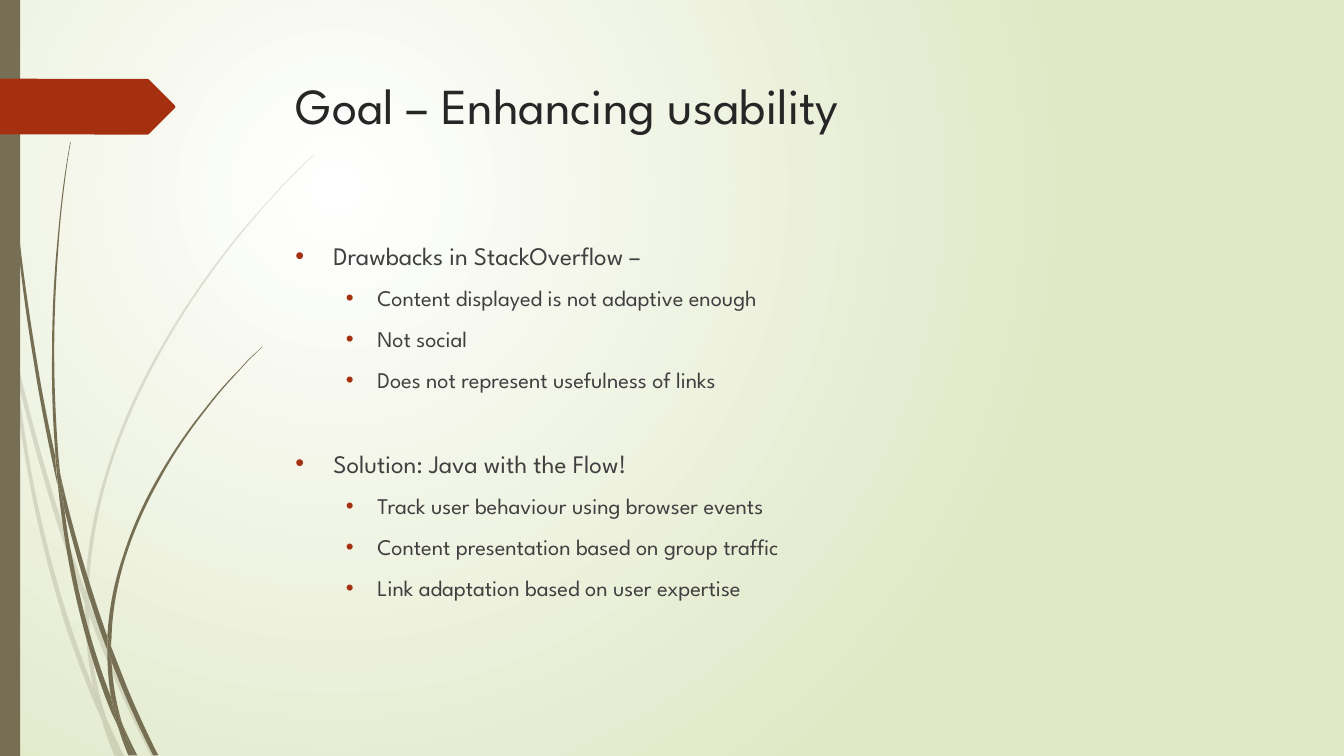
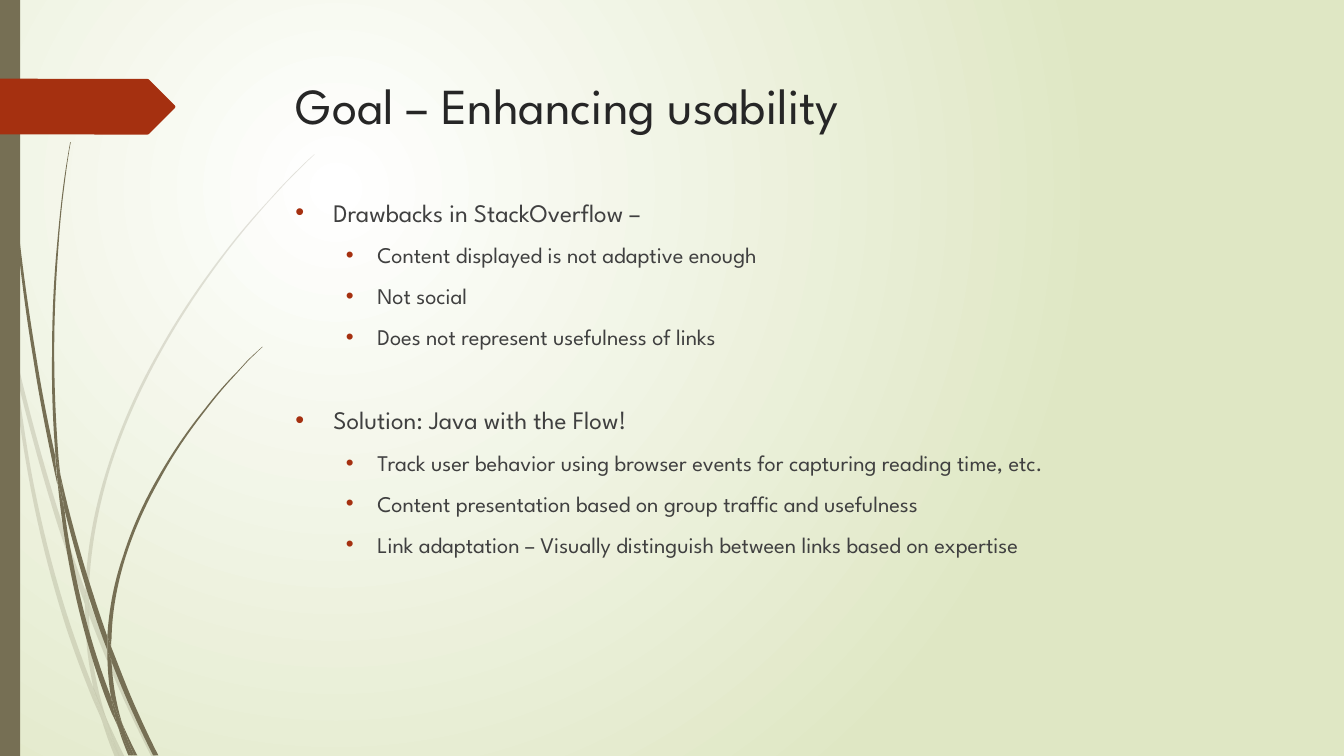
Before and after one commit to aartirao/JavaWithTheFlow, a slide deck: slide 3 of index/ppt/JavaWithTheFlow.pptx. Drawn at 1344x756 pixels with LibreOffice and Linux fonts; fonts in the diff are those of the drawing. Boxes give left, top, right and bottom in pixels: in the first picture for what was removed or moved away, otherwise in the second. Text is boxed around its words. In the diff, an @@ line names an element or a change of style, - is before the commit and + after.

Commit message:
java with the flow ppt latest

```diff
--- a/index/ppt/JavaWithTheFlow.pptx
+++ b/index/ppt/JavaWithTheFlow.pptx
@@ text "Drawbacks in StackOverflow –": place and size @@
-text "Drawbacks in StackOverflow –" at box(333, 247, 778, 601)
+text "Drawbacks in StackOverflow –" at box(333, 204, 1043, 558)
@@ text at box(377, 455, 1043, 558): text changed @@
-  • Track user behaviour using browser events
-  • Content presentation based on group traffic
-  • Link adaptation based on user expertise
+  • Track user behavior using browser events for capturing reading time, etc.
+  • Content presentation based on group traffic and usefulness
+  • Link adaptation – Visually distinguish between links based on expertise
```
Also in this commit, not shown: 8 other slides changed, 6 slides added, 1 slide removed.
